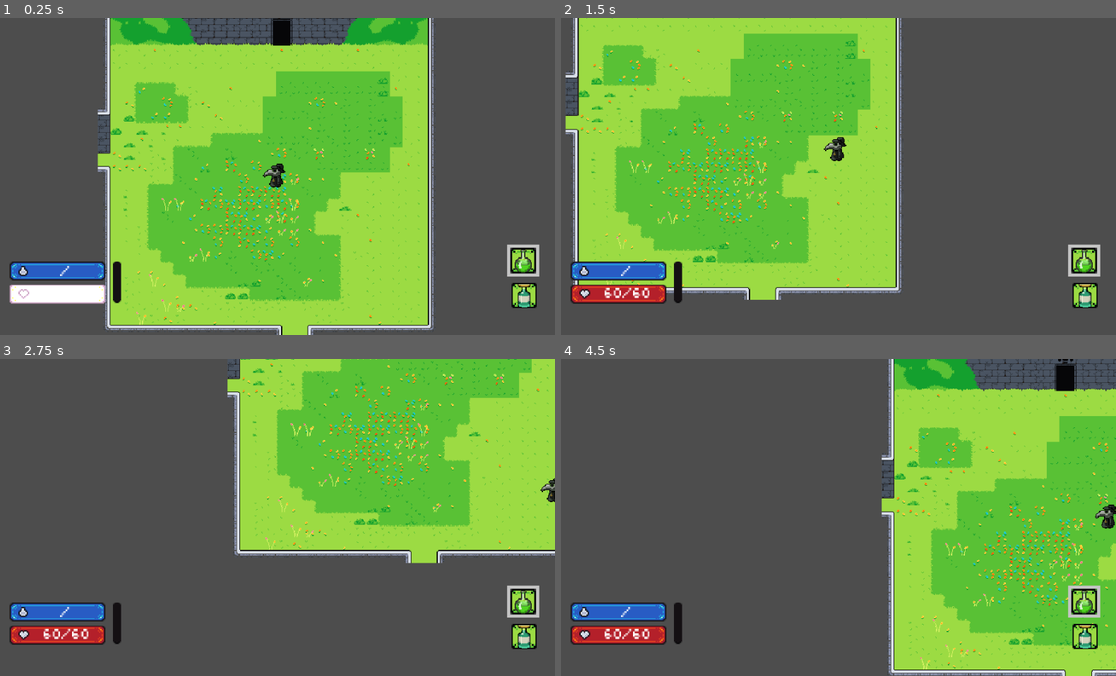
Above: before the commit, frames 1-4 (two rows, left to right).
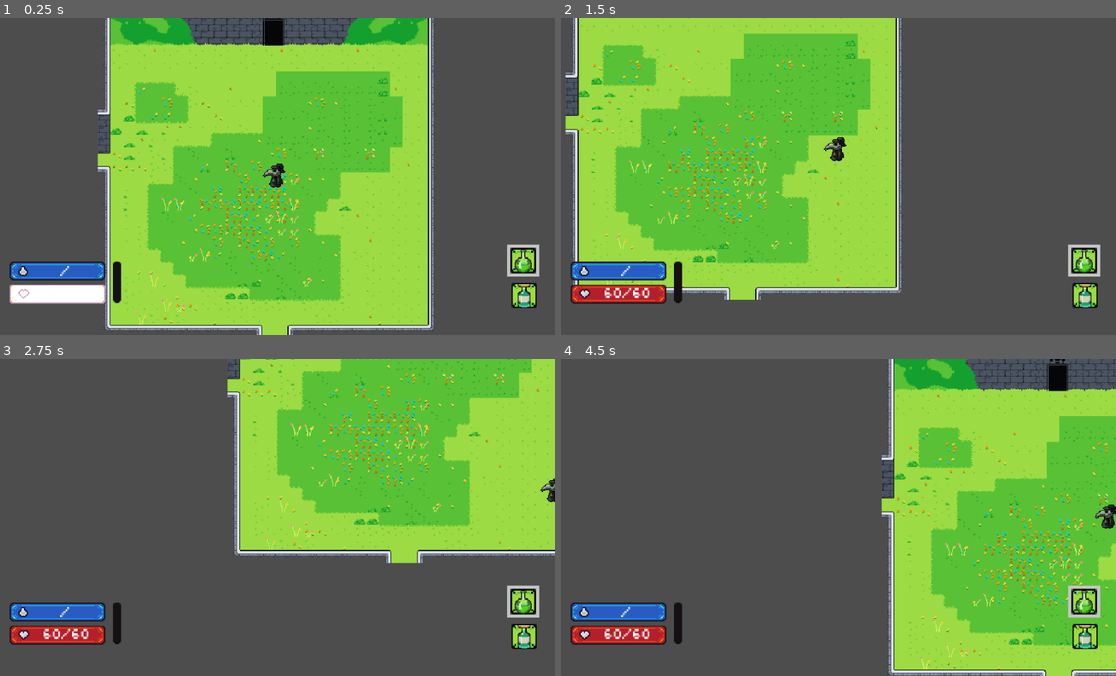
Above: after the commit, the same moments.

Repository: JohnHuber99/Black-Tower
Game: Godot game, scene res://Scenes/main.tscn
Same seed, same stepped clock (60 frames per second), same inputs: the game is played once before the commit and once after it.
Inputs (mouse positions are in pixels of both pictures, inside the frame that each line leads up to):
- Up to frame 1 (0.25 s): no input
- Up to frame 2 (1.5 s): move the mouse to (960, 160) at 0.52 s; hold D (right) 0.53-1.28 s; click (960, 160) at 0.6 s; move the mouse to (721, 192) at 1.27 s; hold S (down) from 1.28 s (still down); tap K (down_camera) at 1.35 s
- Up to frame 3 (2.75 s): move the mouse to (327, 447) at 2.02 s; release S (down) at 2.03 s; hold D (right) from 2.03 s (still down); hold J (left_camera) from 2.03 s (still down)
- Up to frame 4 (4.5 s): move the mouse to (805, 580) at 2.77 s; release D (right) at 2.78 s; release J (left_camera) at 2.78 s; hold W (up) 2.78-3.53 s; tap L (right_camera) at 2.85 s; click (805, 580) at 2.92 s; move the mouse to (1005, 565) at 3.52 s; hold E (spell) 3.53-4.28 s; hold A (left) from 3.53 s (still down); move the mouse to (666, 469) at 4.27 s; tap I (up_camera) at 4.35 s

The runs differ from the first frame. In frame 1, 0.6% of the frame differs, in the area x 45-58%, y 0-100%; in frame 2, 0.3%; in frame 3, 0.4%; in frame 4, 0.5%.

Commit message:
centered doors

Diff:
--- a/Scripts/Dungeon_Scripts/DungeonRooms.gd
+++ b/Scripts/Dungeon_Scripts/DungeonRooms.gd
@@ -205,12 +205,12 @@
 				if offset == Vector2.UP: #up door
 					var door_instance = DOOR_UP.instantiate()
 					room_instance.add_child(door_instance)
-					door_instance.global_position = room_world_pos + Vector2(room_size / 2, 0) - Vector2(0, room_size - tile_size*4)
+					door_instance.global_position = room_world_pos + Vector2(room_size / 2, 0) - Vector2(10, room_size - tile_size*4)
 					door_instance.type = "up"
 				elif offset == Vector2.DOWN: #down door
 					var door_instance = DOOR_DOWN.instantiate()
 					room_instance.add_child(door_instance)
-					door_instance.global_position = room_world_pos - Vector2(0, tile_size) + Vector2(room_size / 2, room_size) - Vector2(0, room_size - tile_size)
+					door_instance.global_position = room_world_pos - Vector2(0, tile_size) + Vector2(room_size / 2, room_size) - Vector2(25, room_size - tile_size)
 					door_instance.type = "down"
 				elif offset == Vector2.LEFT: #left door
 					var door_instance = DOOR_LEFT.instantiate()
